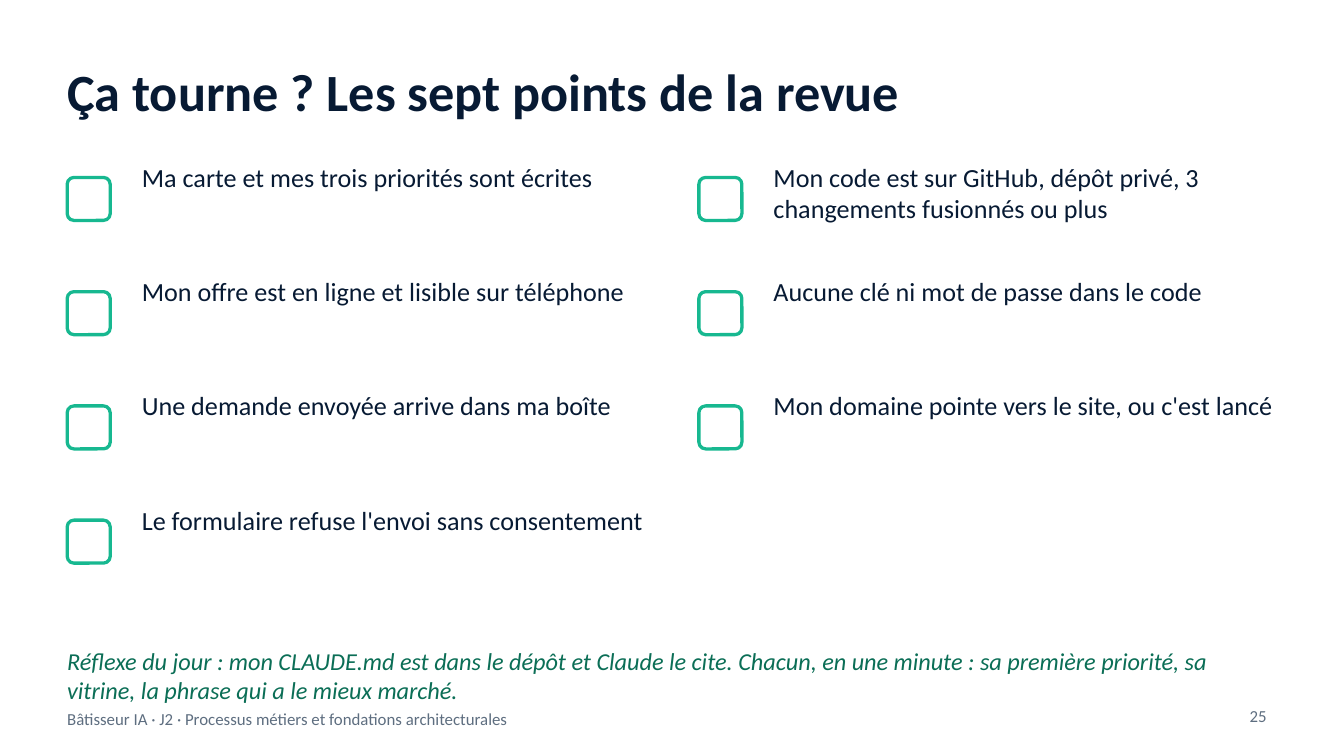
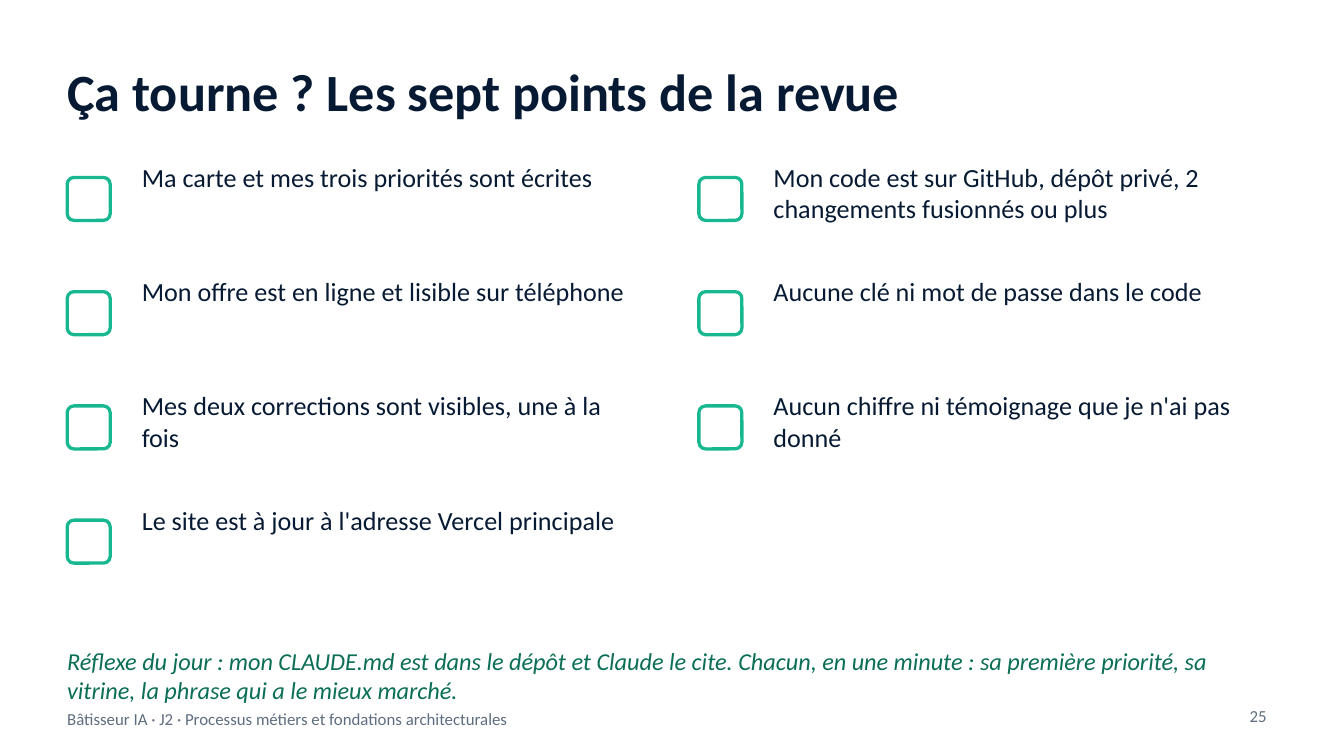
Before and after one commit to benyG/cisspbootcamp, a slide deck: slide 25 of content/library/files/Batisseur-IA-J2.pptx. Drawn at 1344x756 pixels with LibreOffice and Linux fonts; fonts in the diff are those of the drawing. Boxes give left, top, right and bottom in pixels: in the first picture for what was removed or moved away, otherwise in the second. Text is boxed around its words. In the diff, an @@ line names an element or a change of style, - is before the commit and + after.

```diff
--- a/content/library/files/Batisseur-IA-J2.pptx
+++ b/content/library/files/Batisseur-IA-J2.pptx
@@ text at (x1=773, y1=169, x2=1198, y2=223): text changed @@
-Mon code est sur GitHub, dépôt privé, 3 changements fusionnés ou plus
+Mon code est sur GitHub, dépôt privé, 2 changements fusionnés ou plus
@@ text at (x1=142, y1=397, x2=601, y2=448): text changed @@
-Une demande envoyée arrive dans ma boîte
+Mes deux corrections sont visibles, une à la fois
@@ text at (x1=773, y1=397, x2=1230, y2=447): text changed @@
-Mon domaine pointe vers le site, ou c'est lancé
+Aucun chiffre ni témoignage que je n'ai pas donné
@@ text at (x1=142, y1=512, x2=614, y2=535): text changed @@
-Le formulaire refuse l'envoi sans consentement
+Le site est à jour à l'adresse Vercel principale
```
Also in this commit, not shown: 5 other slides changed, 13 other files.
